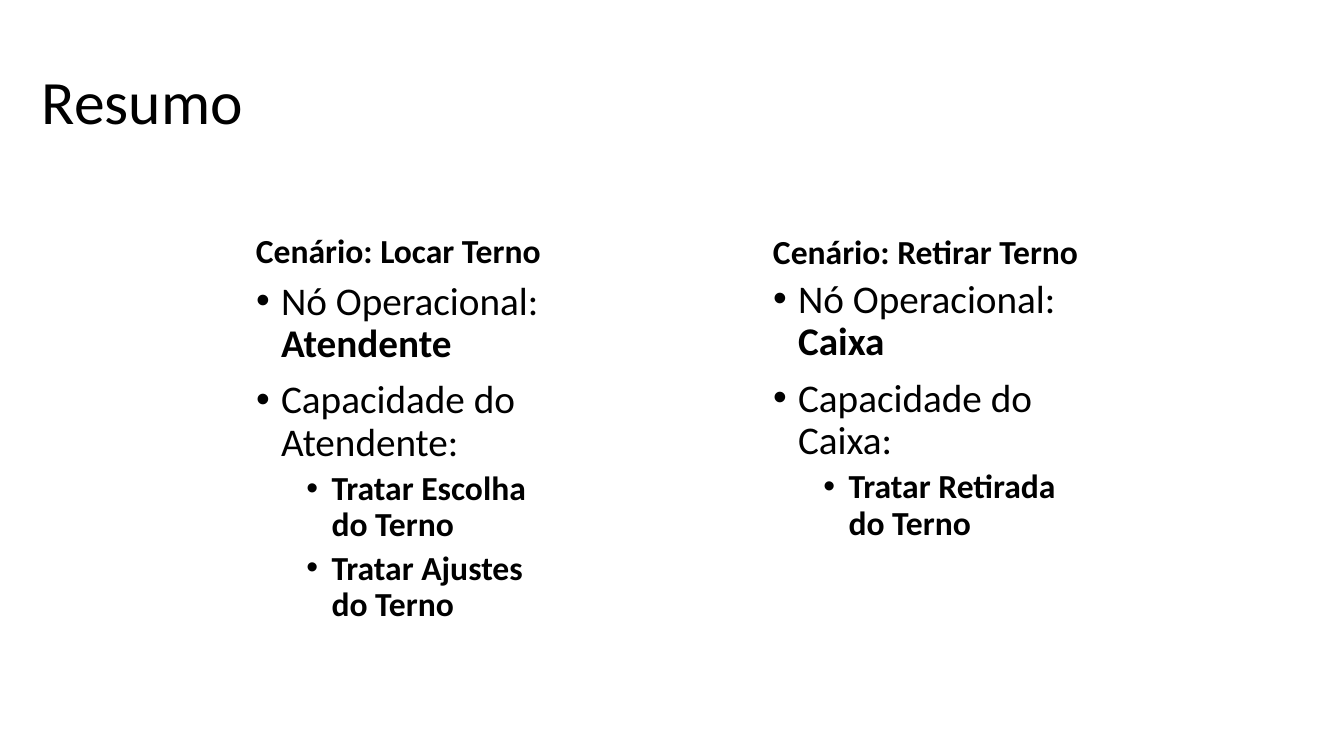
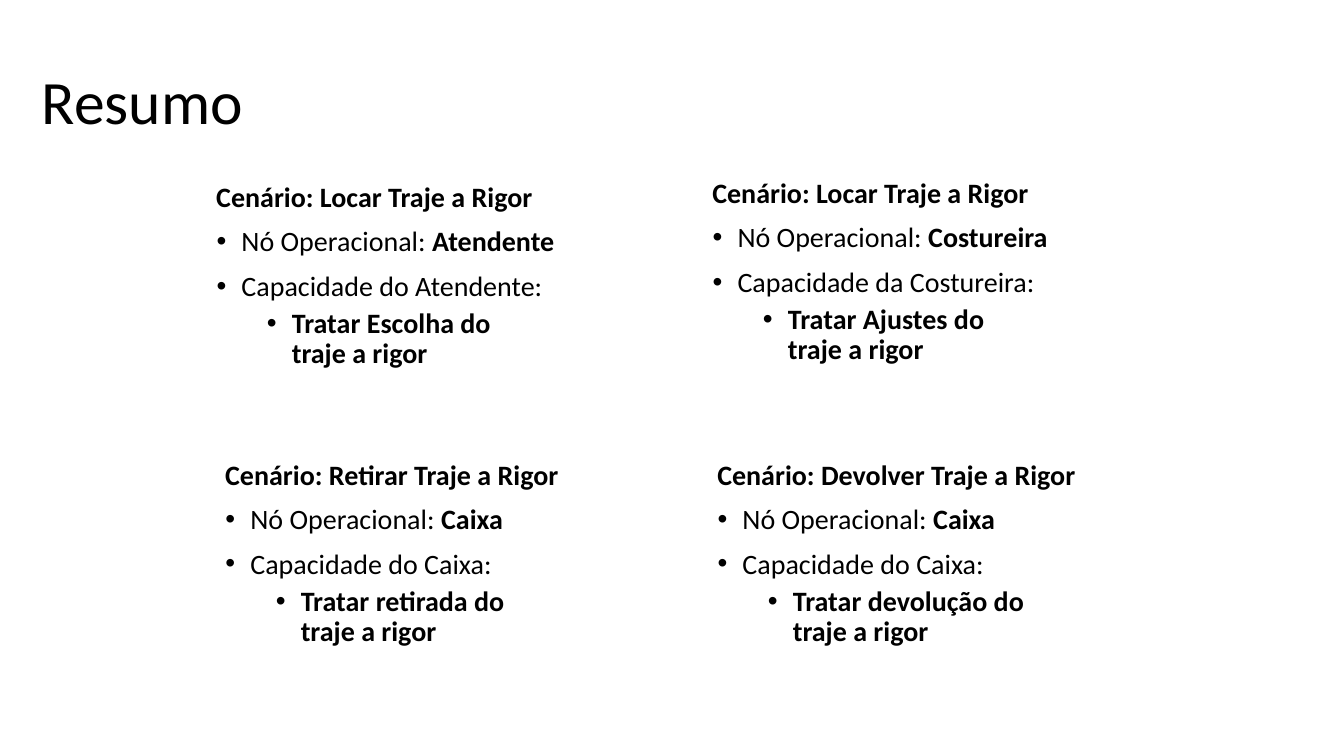
Before and after one commit to grupopenelopechavosa/OPE---Faculdade-Impacta, a slide deck: slide 6 of 15 - Arquitetura de Negócio para cada Cenário.pptx (slide 5 before the commit). Drawn at 1344x756 pixels with LibreOffice and Linux fonts; fonts in the diff are those of the drawing. Boxes give left, top, right and bottom in pixels: in the first picture for what was removed or moved away, otherwise in the second. Text is boxed around its words. In the diff, an @@ line names an element or a change of style, - is before the commit and + after.

```diff
--- a/15 - Arquitetura de Negócio para cada Cenário.pptx
+++ b/15 - Arquitetura de Negócio para cada Cenário.pptx
@@ text "Cenário: Locar Traje a Rigor" moved from (x1=281, y1=287, x2=539, y2=617) to (x1=216, y1=187, x2=554, y2=368) @@
@@ text at (x1=216, y1=187, x2=533, y2=212): paragraph added @@
+Cenário: Locar Traje a Rigor
@@ text added at (x1=712, y1=183, x2=1047, y2=364), 20 pt, text #000000, bold @@
+Cenário: Locar Traje a Rigor
+• Nó Operacional: Costureira
+• Capacidade da Costureira:
+  • Tratar Ajustes do
+    traje a rigor
@@ text at (x1=241, y1=231, x2=554, y2=301): size 28 to 20 pt in "Nó Operacional: Atendente", "Capacidade do Atendente:" @@
@@ text removed at (x1=256, y1=239, x2=541, y2=264) @@
-Cenário: Locar Terno
@@ text removed at (x1=773, y1=240, x2=1078, y2=265) @@
-Cenário: Retirar Terno
@@ text at (x1=292, y1=313, x2=490, y2=368): text changed; size 24 to 20 pt @@
-  • Tratar Escolha do Terno
-  • Tratar Ajustes do Terno
+  • Tratar Escolha do
+    traje a rigor
@@ text "Cenário: Retirar Traje a Rigor" moved from (x1=798, y1=285, x2=1056, y2=536) to (x1=225, y1=465, x2=559, y2=646) @@
@@ text at (x1=225, y1=465, x2=559, y2=490): paragraph added @@
+Cenário: Retirar Traje a Rigor
@@ text added at (x1=717, y1=465, x2=1076, y2=646), 20 pt, text #000000, bold @@
+Cenário: Devolver Traje a Rigor
+• Nó Operacional: Caixa
+• Capacidade do Caixa:
+  • Tratar devolução do
+    traje a rigor
@@ text at (x1=250, y1=509, x2=503, y2=579): size 28 to 20 pt in "Nó Operacional: Caixa", "Capacidade do Caixa:" @@
@@ text at (x1=301, y1=591, x2=504, y2=646): text changed; size 24 to 20 pt @@
-  • Tratar Retirada do Terno
+  • Tratar retirada do
+    traje a rigor
```
Also in this commit, not shown: 4 other slides changed, 1 slide added, 7 other files.
